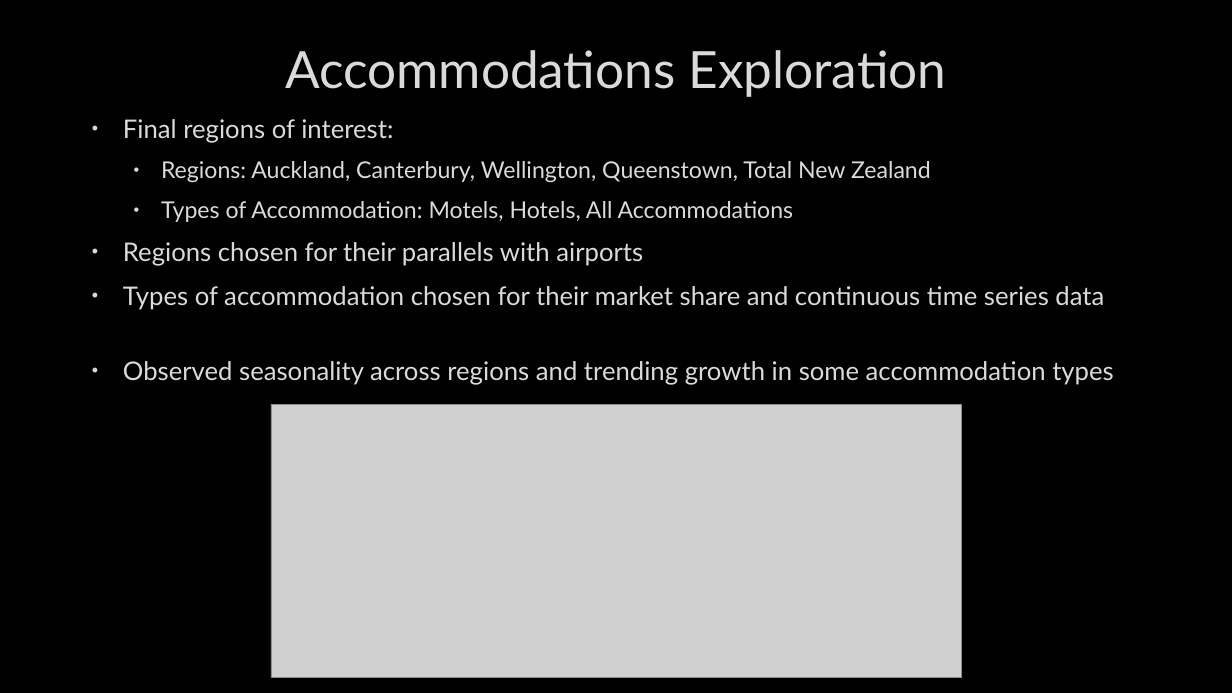
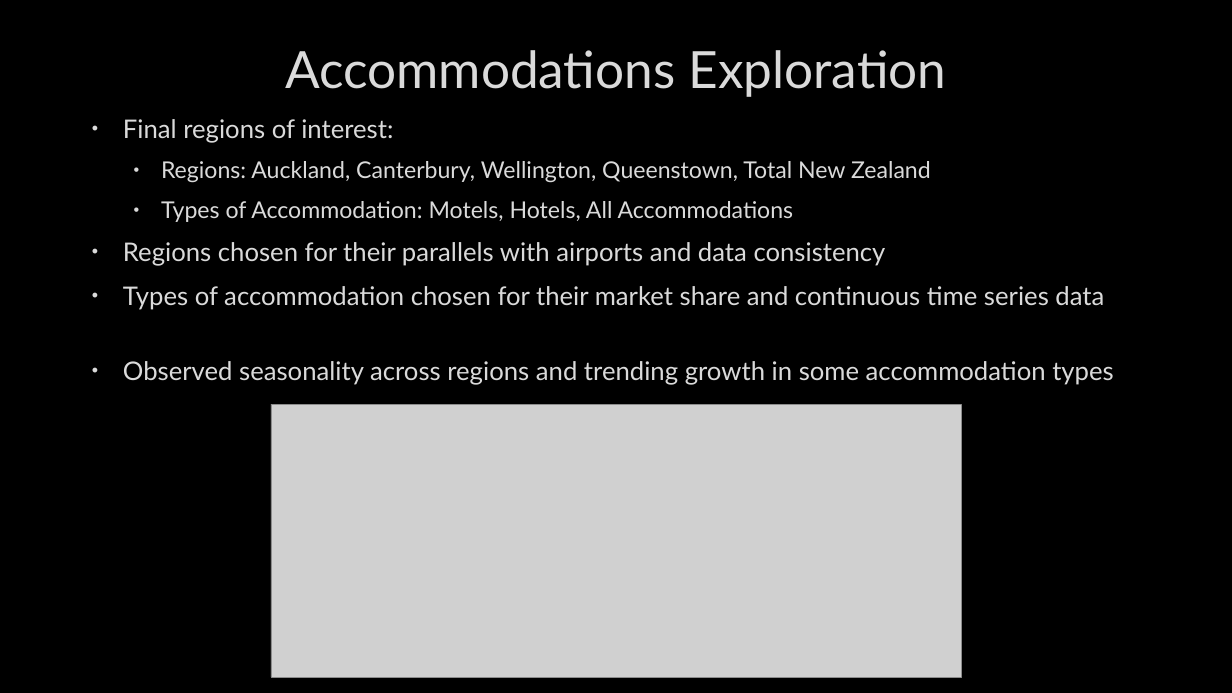
Before and after one commit to lutimoth/Tourism-Forecasting, a slide deck: slide 7 of Proposal and Reports/New Zealand Tourism Presentation_Technical.pptx. Drawn at 1232x693 pixels with LibreOffice and Linux fonts; fonts in the diff are those of the drawing; grey boxes stand for pictures; background and template pictures are left out. Boxes give left, top, right and bottom in pixels: in the first picture for what was removed or moved away, otherwise in the second. Text is boxed around its words. In the diff, an @@ line names an element or a change of style, - is before the commit and + after.

```diff
--- a/Proposal and Reports/New Zealand Tourism Presentation_Technical.pptx
+++ b/Proposal and Reports/New Zealand Tourism Presentation_Technical.pptx
@@ text at bbox=[123, 242, 886, 266]: text changed @@
-• Regions chosen for their parallels with airports
+• Regions chosen for their parallels with airports and data consistency
```
Also in this commit, not shown: 1 other slide changed.
